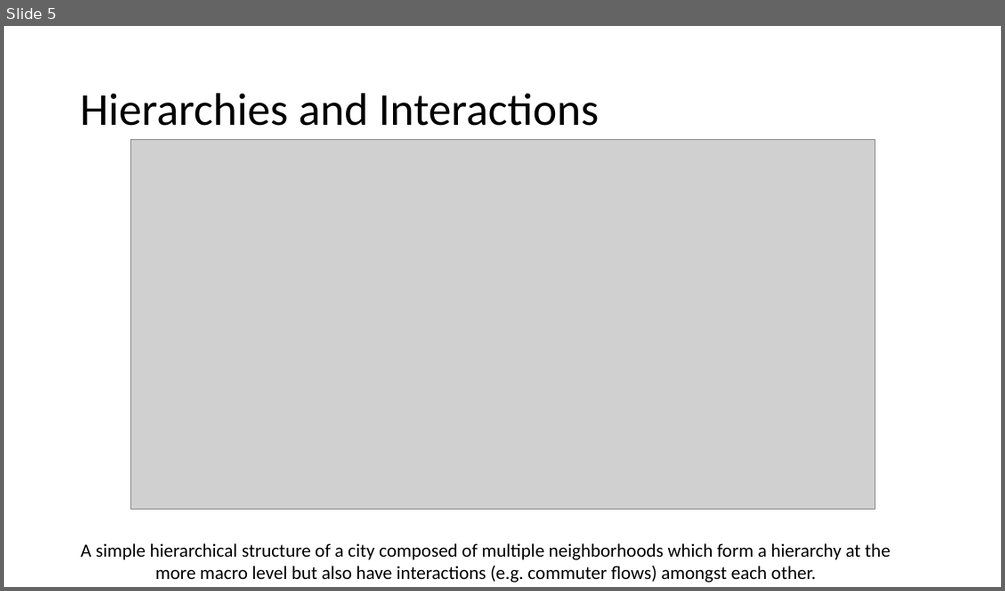
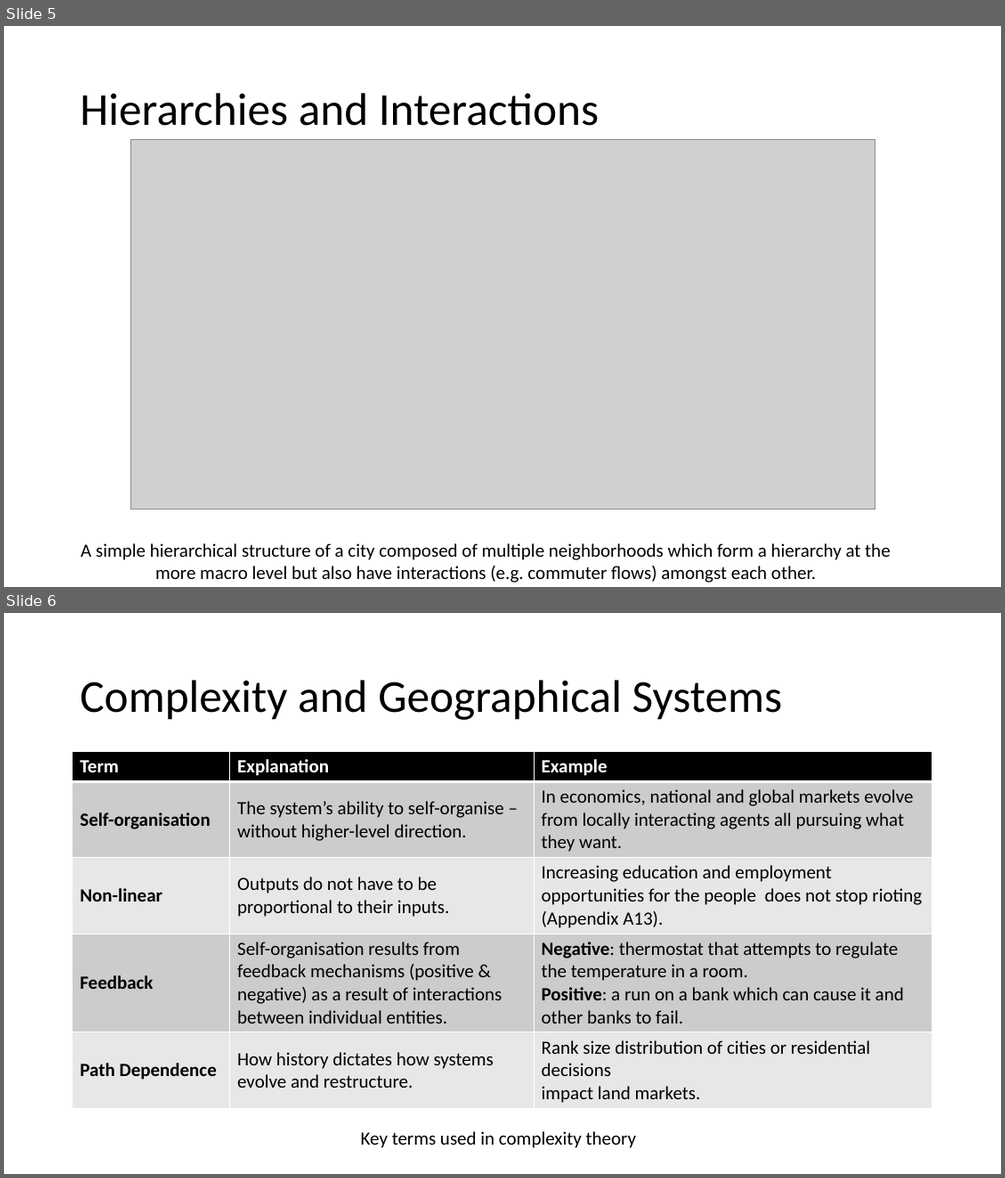
Before and after one commit to abmgis/abmgis, a slide deck: Chapter01-ABMGIS/Chapter1.pptx. Shown one above the other, each under a label of ours: slide 5 before the commit, slides 5 and 6 after it. The pictures are 1005x591 and 1005x1178 pixels, drawn with LibreOffice and Linux fonts; fonts in the diff are those of the drawing; grey boxes stand for pictures. Boxes give left, top, right and bottom in pixels: in the first picture for what was removed or moved away, otherwise in the second. Text is boxed around its words. In the diff, an @@ line names an element or a change of style, - is before the commit and + after.

```diff
--- a/Chapter01-ABMGIS/Chapter1.pptx
+++ b/Chapter01-ABMGIS/Chapter1.pptx
@@ slide 6 added at box(4, 613, 1001, 1174), background #FFFFFF @@
@@ title added at box(80, 680, 782, 720), 44 pt, text #000000 @@
+Complexity and Geographical Systems
@@ table added at box(73, 751, 933, 1106), 5 rows, 3 columns @@
+Term | Explanation | Example
+Self-organisation | The system’s ability to self-organise – without higher-level direction. | In economics, national and global markets evolve from locally interacting agents all pursuing what they want.
+Non-linear | Outputs do not have to be proportional to their inputs. | Increasing education and employment opportunities for the people does not stop rioting (Appendix A13).
+Feedback | Self-organisation results from feedback mechanisms (positive & / negative) as a result of interactions between individual entities. | Negative: thermostat that attempts to regulate the temperature in a room. / Positive: a run on a bank which can cause it and other banks to fail.
+Path Dependence | How history dictates how systems evolve and restructure. | Rank size distribution of cities or residential decisions / impact land markets.
@@ text added at box(361, 1131, 636, 1148), 18 pt, text #000000 @@
+Key terms used in complexity theory
```
Also in this commit, not shown: 9 slides changed, 17 other slides added, 7 slides removed, 1 other file.
